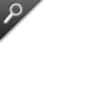
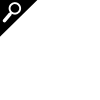
Two versions of the same layered image (100x100). Layer-by-layer changes:
painted on "形狀 3" over [0, 0, 41, 40]
